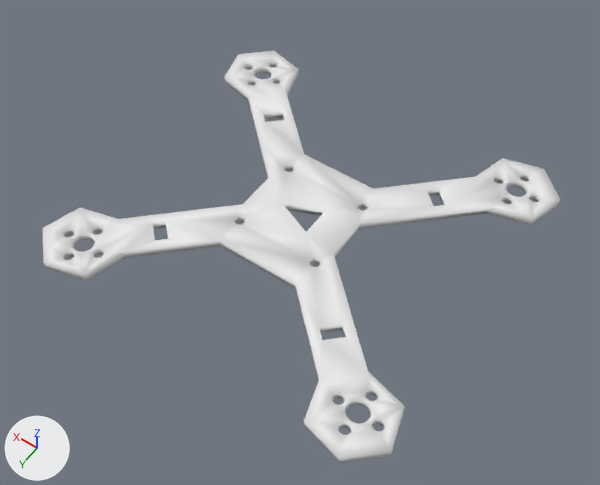
The COLLADA model webots/meshes/collada_files/custom.dae, before and after one commit.
One viewpoint serves both versions: a 50 mm camera at (-0.0606, 0.0869, 0.1295) aimed at (-0.0016, 0.0043, -0.0003). Arrows for +X, +Y and +Z are at lower left; the lights stay in place. Where no turn or scale is listed for an object, it has been applied to the vertices.

In view in the first picture: 'frame_bottom'.
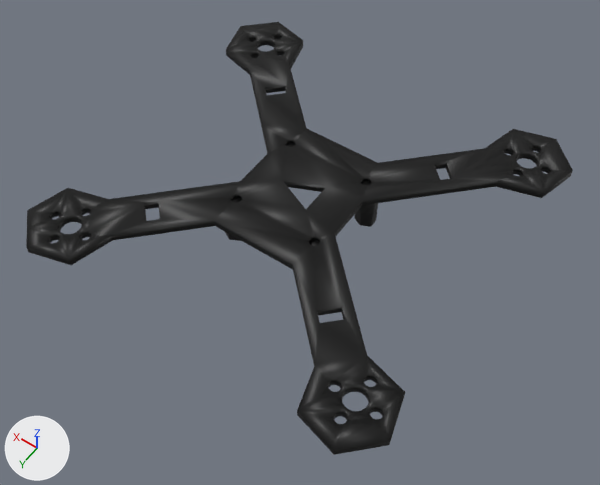
Boxes [x1, y1, x2, y2] around the edits, measured in the pictures (600 x 485 px):
'frame_bottom', recoloured, moved, rescaled
    before: [43, 51, 560, 463]
    after: [26, 22, 573, 455]
'Leg.001', added (black)
    after: [354, 180, 378, 227]
'Leg.003', added
    after: [225, 197, 242, 241]
'Leg', added
    after: [309, 239, 320, 246]
'Leg.002', added
    after: [286, 142, 295, 147]

Diff of the bpy script that builds the scene:
```diff
--- a/webots/meshes/collada_files/custom.dae.py
+++ b/webots/meshes/collada_files/custom.dae.py
@@ mat_material_001 @@
+mat_material_001 = principled_material('Material.001')
+mat_material_001.base_color = (0.0, 0.0, 0.0)  # black #000000
@@ mat_material_003 @@
+mat_material_003 = principled_material('Material.003')
+mat_material_003.base_color = (0.0, 0.0, 0.0)  # black #000000
@@ mat_material_002 @@
+mat_material_002 = principled_material('Material.002')
+mat_material_002.base_color = (0.0, 0.0, 0.0)  # black #000000
@@ mat_material @@
+mat_material = principled_material('Material')
+mat_material.base_color = (0.0, 0.0, 0.0)  # black #000000
@@ mat_material_004 @@
+mat_material_004 = principled_material('Material.004')
+mat_material_004.base_color = (0.0, 0.0, 0.0)  # black #000000
@@ me_frame_bottom @@
 me_frame_bottom.from_pydata(...)  # 1073 vertices, 2258 faces; spans x -47.7..45.0, y -50.0..41.8, z 0.0..2.0
+me_frame_bottom.materials.append(mat_material_001)  # black #000000
@@ me_leg @@
+me_leg.from_pydata(...)  # a 6-sided cylinder along z spanning x -0.03166..-0.02766, y 0.028..0.032, z 0.0..0.01
+me_leg.materials.append(mat_material_003)  # black #000000
@@ me_leg_001 @@
+me_leg_001.from_pydata(...)  # a 6-sided cylinder along z spanning x -0.03166..-0.02766, y 0.028..0.032, z 0.0..0.01
+me_leg_001.materials.append(mat_material_002)  # black #000000
@@ me_leg_002 @@
+me_leg_002.from_pydata(...)  # a 6-sided cylinder along z spanning x -0.03166..-0.02766, y 0.028..0.032, z 0.0..0.01
+me_leg_002.materials.append(mat_material)  # black #000000
@@ me_leg_003 @@
+me_leg_003.from_pydata(...)  # a 6-sided cylinder along z spanning x -0.03166..-0.02766, y 0.028..0.032, z 0.0..0.01
+me_leg_003.materials.append(mat_material_004)  # black #000000
@@ ob_frame_bottom @@
 ob_frame_bottom = bpy.data.objects.new('frame_bottom', me_frame_bottom)
-ob_frame_bottom.location = (0.0043, -0.0011, 0.0006)
+ob_frame_bottom.location = (0.0043, -0.0012, 0.0077)
 ob_frame_bottom.rotation_euler = (0.0, 0.0, -1.555)  # degrees (0, 0, -89)
-ob_frame_bottom.scale = (0.000837, 0.000881, 0.000881)
+ob_frame_bottom.scale = (0.000881, 0.000881, 0.000881)
@@ ob_leg @@
+ob_leg = bpy.data.objects.new('Leg', me_leg)
+ob_leg.location = (0.0212, -0.0214, -0.0015)
@@ ob_leg_001 @@
+ob_leg_001 = bpy.data.objects.new('Leg.001', me_leg_001)
+ob_leg_001.location = (0.0212, -0.0391, -0.0015)
@@ ob_leg_002 @@
+ob_leg_002 = bpy.data.objects.new('Leg.002', me_leg_002)
+ob_leg_002.location = (0.0405, -0.0391, -0.0015)
@@ ob_leg_003 @@
+ob_leg_003 = bpy.data.objects.new('Leg.003', me_leg_003)
+ob_leg_003.location = (0.0405, -0.0209, -0.0015)
```
